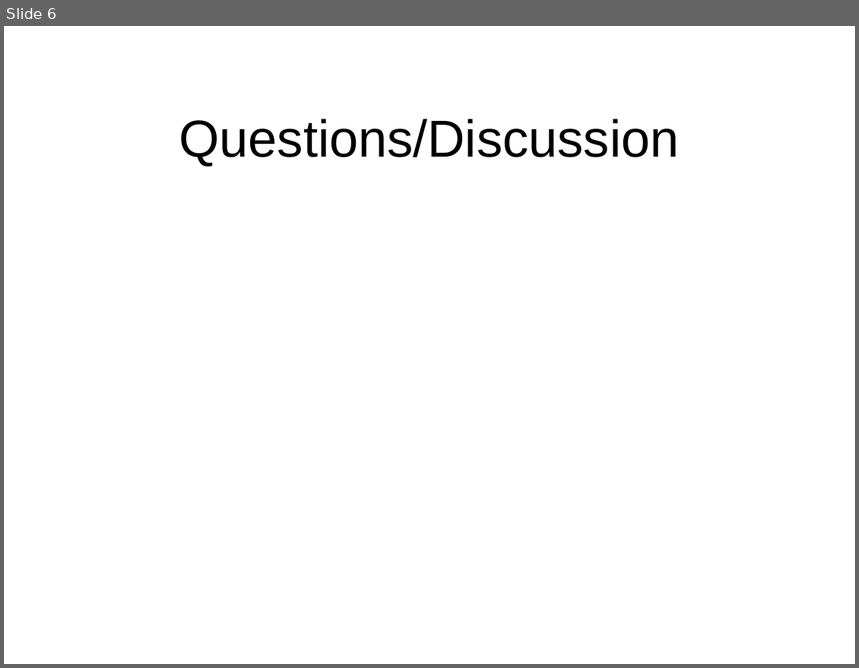
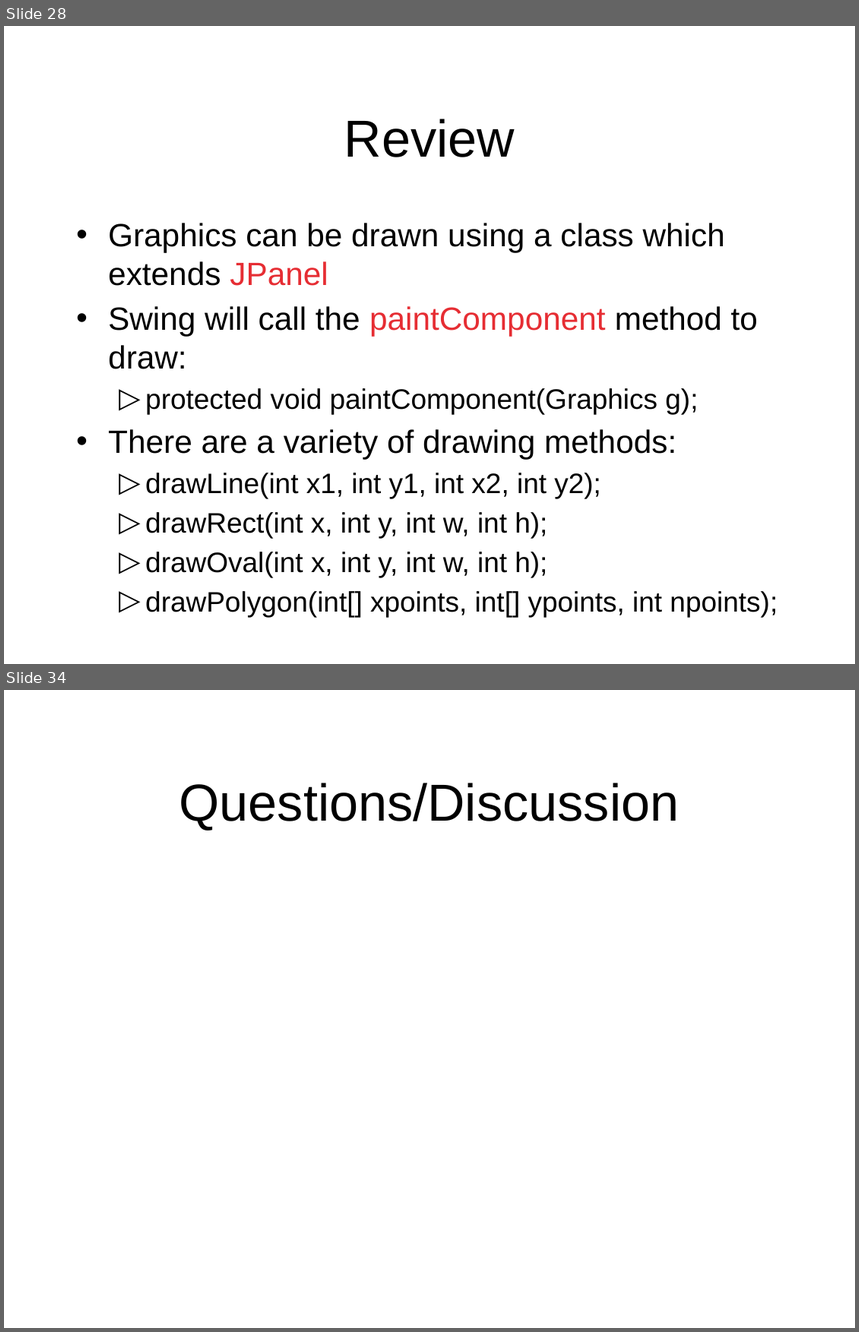
Before and after one commit to octaviordz/zjnu2017.github.io, a slide deck: OOP/lectures/080--Graphics.pptx. Shown one above the other, each under a label of ours: slide 6 before the commit, slides 28 and 34 after it; the slides between them are not shown. The pictures are 859x668 and 859x1332 pixels, drawn with LibreOffice and Linux fonts; fonts in the diff are those of the drawing. Boxes give left, top, right and bottom in pixels: in the first picture for what was removed or moved away, otherwise in the second. Text is boxed around its words. In the diff, an @@ line names an element or a change of style, - is before the commit and + after.

Commit message:
Graphics lecture.

```diff
--- a/OOP/lectures/080--Graphics.pptx
+++ b/OOP/lectures/080--Graphics.pptx
@@ slide 28 added at <box>4,26,855,664</box>, background #FFFFFF @@
@@ title added at <box>344,119,515,157</box>, 44 pt, text #000000 @@
+Review
@@ text added at <box>108,223,778,617</box>, 23.8 pt, text #000000 @@
+• Graphics can be drawn using a class which extends JPanel
+• Swing will call the paintComponent method to draw:
+  ▷ protected void paintComponent(Graphics g);
+• There are a variety of drawing methods:
+  ▷ drawLine(int x1, int y1, int x2, int y2);
+  ▷ drawRect(int x, int y, int w, int h);
+  ▷ drawOval(int x, int y, int w, int h);
+  ▷ drawPolygon(int[] xpoints, int[] ypoints, int npoints);
@@ what was slide 6 is now slide 34 @@
```
Also in this commit, not shown: 3 slides changed, 28 other slides added, 1 slide removed, 1 other file.
